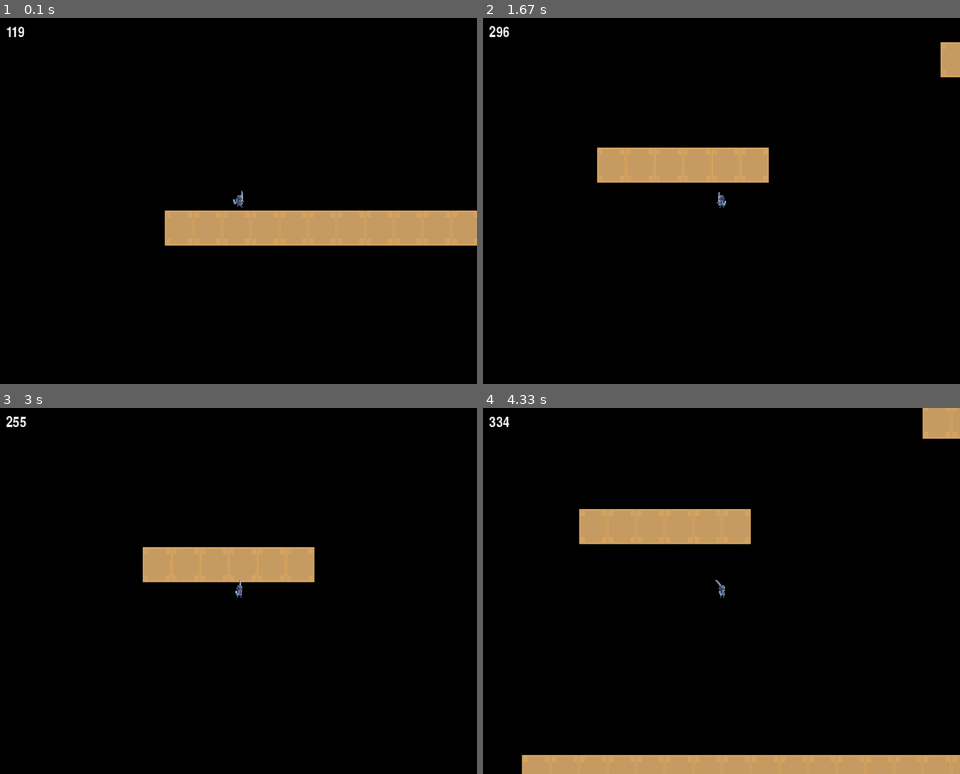
Above: before the commit, frames 1-4 (two rows, left to right).
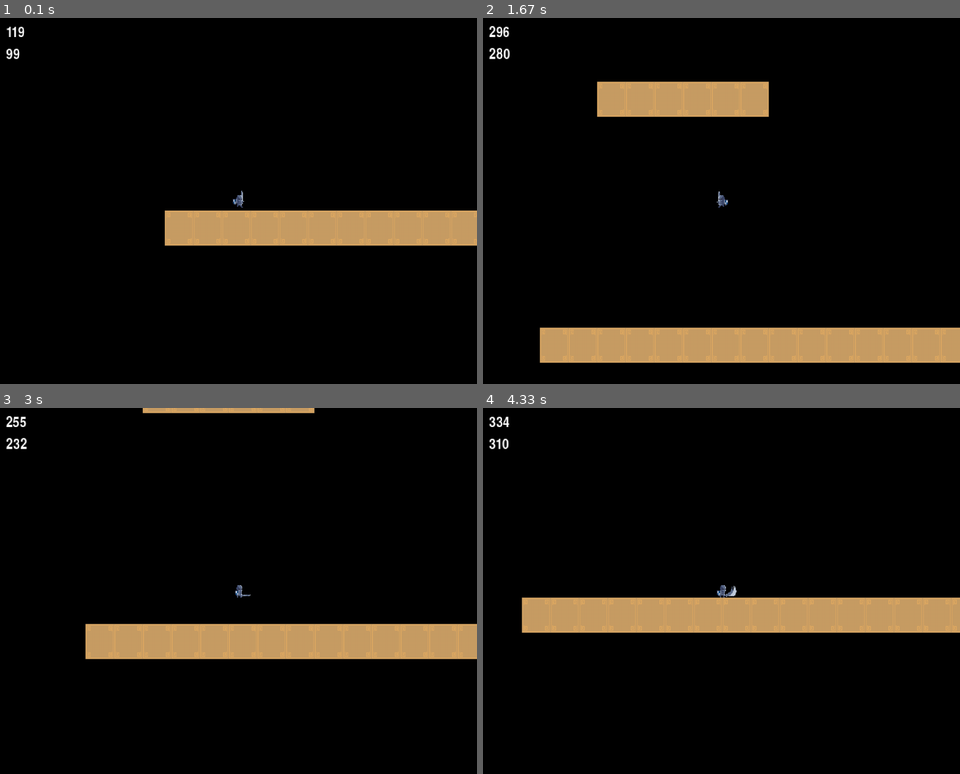
Above: after the commit, the same moments.

Repository: Maltoros/Project-Pygame
Game: pygame game, started from main.py
Same seed, same stepped clock (60 frames per second), same inputs: the game is played once before the commit and once after it.
Inputs:
- Up to frame 1 (0.1 s): no input
- Up to frame 2 (1.67 s): hold D 0.33-0.8 s; hold D 0.83-1.3 s; tap Space at 0.9, 1.2, 1.4 s; tap J at 0.98 s; hold A from 1.33 s (still down)
- Up to frame 3 (3 s): tap Space at 1.7, 1.97, 2.27, 2.4, 2.7 s; release A at 1.87 s; hold A 1.9-2.3 s; hold D 2.33-2.97 s; tap J at 2.48 s
- Up to frame 4 (4.33 s): hold A 3-3.47 s; tap Space at 3.07, 3.37, 3.57, 3.87, 4.07 s; hold D 3.5-3.97 s; hold D from 4 s (still down); tap J at 4.15 s

The runs differ from the first frame. In frame 1, less than 0.1% of the frame differs, in the area x 1-5%, y 8-12%; in frame 2, 16%; in frame 3, 12%; in frame 4, 18%, in the area x 1-100%, y 0-100%.

Commit message:
doubleJump implemented, debug switched to settings.py and working on dustparticles

Diff:
--- a/level.py
+++ b/level.py
@@ -1,7 +1,7 @@
 import pygame
 from tile import Tile
 from player import Player
-from settings import TILESIZE, SCREENWIDTH, SCREENHEIGHT
+from settings import TILESIZE, debug
 from camera import Camera
 
 class Level:
@@ -47,22 +47,16 @@
                     player.hitbox.bottom = sprite.rect.top
                     player.vel.y = 0
                     player.onGround = True
+                    player.canJump, player.canDoubleJump = True, True
                 elif player.vel.y < 0:
                     player.hitbox.top = sprite.rect.bottom
                     player.vel.y = 0
                     player.onCeilling = True
 
-        if player.onGround and player.vel.y < 0 or player.vel.y > 0:
+        if player.onGround and player.vel.y < 0 or player.vel.y > 1:
             player.onGround = False
         if player.onCeilling and player.vel.y > 0:
             player.OnCeilling = False
-
-    def debug(self, info,y = 10, x = 10):
-        font = pygame.font.Font(None, 30)
-        debug_surf = font.render(str(info),True, 'White')
-        debug_rect = debug_surf.get_rect(topleft = (x, y))
-        pygame.draw.rect(self.displaySurface, 'Black', debug_rect)
-        self.displaySurface.blit(debug_surf, debug_rect)
 
     def run(self):
         #camera
@@ -78,4 +72,5 @@
         self.displaySurface.blit(self.player.sprite.image, self.camera.apply(self.player.sprite))
         self.horizontalMoveCollision()
         self.verticalMoveCollision()
-        self.debug(self.player.sprite.hitbox.x)
+        debug(self.displaySurface, self.player.sprite.hitbox.x)
+        debug(self.displaySurface, self.player.sprite.rect.x, 10, 40)
--- a/player.py
+++ b/player.py
@@ -13,6 +13,11 @@
         self.image = self.animations['idle'][self.frameIndex]
         self.rect = self.image.get_rect(topleft = pos)
         self.hitbox = pygame.Rect(pos - vec(25, -21), (10, 17))
+
+        #dust particles
+        self.importDustParticles()
+        self.dustFrameIndex = 0
+        self.dustAnimSpeed = 0.15
 
         #playermovement
         self.vel = vec(0, 0)
@@ -37,12 +42,15 @@
         self.attackTime = 0
 
     def importCharacterAssets(self):
-        characterPath = os.path.join('Assets','player1')
+        characterPath = os.path.join('Assets','player')
         self.animations = {'idle':[],'run':[],'jump':[],'fall':[],'blocking':[],'death':[],'hit':[],'attack':[]}
 
         for animation in self.animations.keys():
             fullPath = os.path.join(characterPath,animation)
             self.animations[animation] = importFolder(fullPath)
+
+    def importDustParticles(self):
+        self.dustRunParticles = importFolder(os.path.join('Assets','player','dust_particles', 'run'))
 
     def animate(self):
         animation = self.animations[self.status]
@@ -61,6 +69,20 @@
         #set the rect
         self.rect.midbottom = self.hitbox.midbottom
 
+    def runDustAnimate(self):
+        if self.status == 'run' and self.onGround:
+            #loop over frame index
+            self.dustFrameIndex += self.dustAnimSpeed
+            if self.dustFrameIndex >= len(self.dustRunParticles):
+                self.dustFrameIndex = 0
+
+            dustParticle = self.dustRunParticles[int(self.dustFrameIndex)]
+            if self.facingRight:
+                pos = self.hitbox.bottomleft
+                self.displaySurface.blit(dustParticle, (self.hitbox.x , self.hitbox.y - 120))
+            # else:
+            #     flippedImage = pygame.transform.flip(dustParticle, True, False)
+            #     self.image = flippedImage
     def inputs(self):
         self.acc = vec(0, playerGrav)
         keys = pygame.key.get_pressed()
@@ -112,10 +134,16 @@
         pass
 
     def jump(self):
-        self.vel.y = -10
+        if self.canJump:
+            self.vel.y = -10
+            self.canJump = False
+        elif self.canDoubleJump:
+            self.vel.y = -10
+            self.canDoubleJump = False
 
     def update(self):
         self.inputs()
         self.getStatus()
         self.animate()
+        self.runDustAnimate()
         self.cooldowns()
--- a/settings.py
+++ b/settings.py
@@ -1,5 +1,13 @@
 from os import walk
 import os, pygame
+#Debugging
+def debug(surface, info , x = 10, y = 10):
+            font = pygame.font.Font(None, 30)
+            debug_surf = font.render(str(info),True, 'White')
+            debug_rect = debug_surf.get_rect(topleft = (x, y))
+            pygame.draw.rect(surface, 'Black', debug_rect)
+            surface.blit(debug_surf, debug_rect)
+
 #Importing files
 def importFolder(path):
     surfaceList = []
Binary file changed: Assets/player/attack/0.png
Binary file changed: Assets/player/attack/1.png
Binary file changed: Assets/player/attack/2.png
Binary file changed: Assets/player/attack/3.png
Binary file changed: Assets/player/attack/4.png
Binary file changed: Assets/player/attack/5.png
Binary file removed: Assets/player/blocking/0.png
Binary file removed: Assets/player/blocking/1.png
Binary file removed: Assets/player/death/0.png
Binary file removed: Assets/player/death/1.png
Binary file removed: Assets/player/death/2.png
Binary file removed: Assets/player/death/3.png
(and 46 more such lines)
